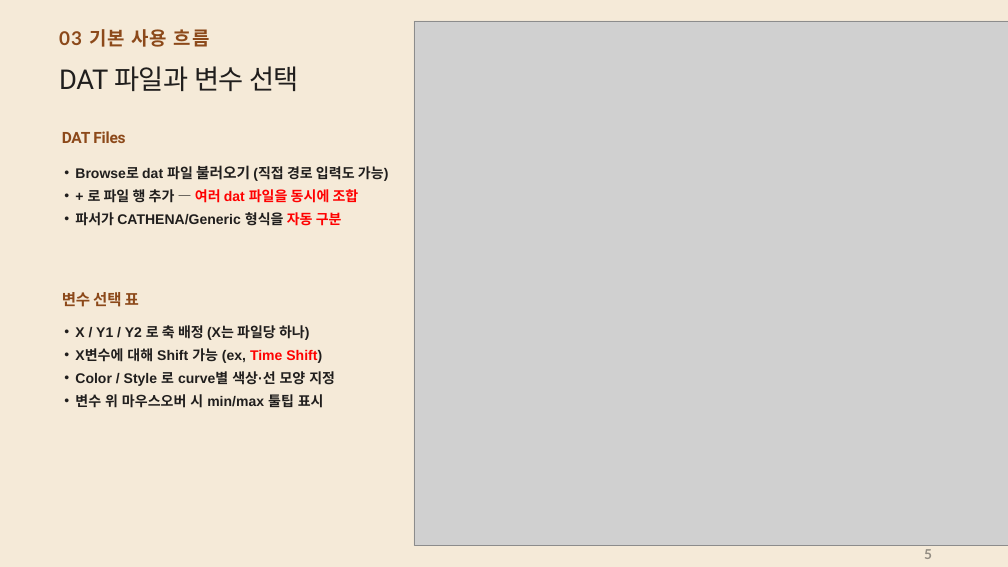
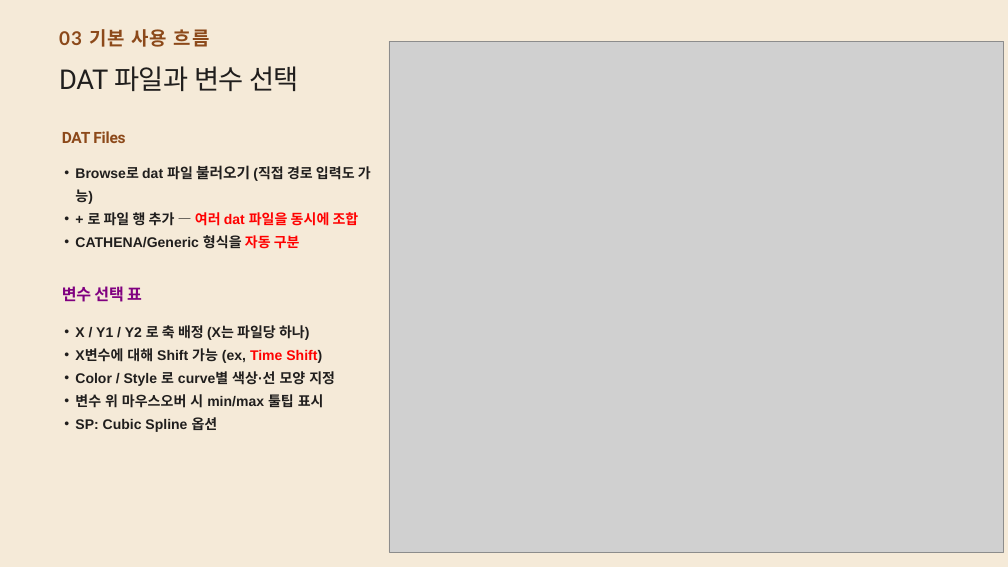
Before and after one commit to CWKIM113/CathPlot_Pub, a slide deck: slide 6 of CathPlot_발표.pptx. Drawn at 1008x567 pixels with LibreOffice and Linux fonts; fonts in the diff are those of the drawing; grey boxes stand for pictures. Boxes give left, top, right and bottom in pixels: in the first picture for what was removed or moved away, otherwise in the second. Text is boxed around its words. In the diff, an @@ line names an element or a change of style, - is before the commit and + after.

```diff
--- a/CathPlot_발표.pptx
+++ b/CathPlot_발표.pptx
@@ picture: place and size @@
-picture at (414, 21, 1008, 546)
+picture at (389, 41, 1004, 552)
@@ text at (75, 235, 300, 249): text changed @@
-• 파서가 CATHENA/Generic 형식을 자동 구분
+• CATHENA/Generic 형식을 자동 구분
@@ text "변수 선택 표" at (62, 286, 142, 302): size 22.2 to 23 pt, text colour #8C491A to #800080; line spacing 0.78 to 0.98 @@
@@ text at (75, 417, 218, 432): paragraph added @@
+• SP: Cubic Spline 옵션
@@ text removed at (923, 523, 955, 546) @@
-6/25
```
Also in this commit, not shown: 10 other slides changed.
